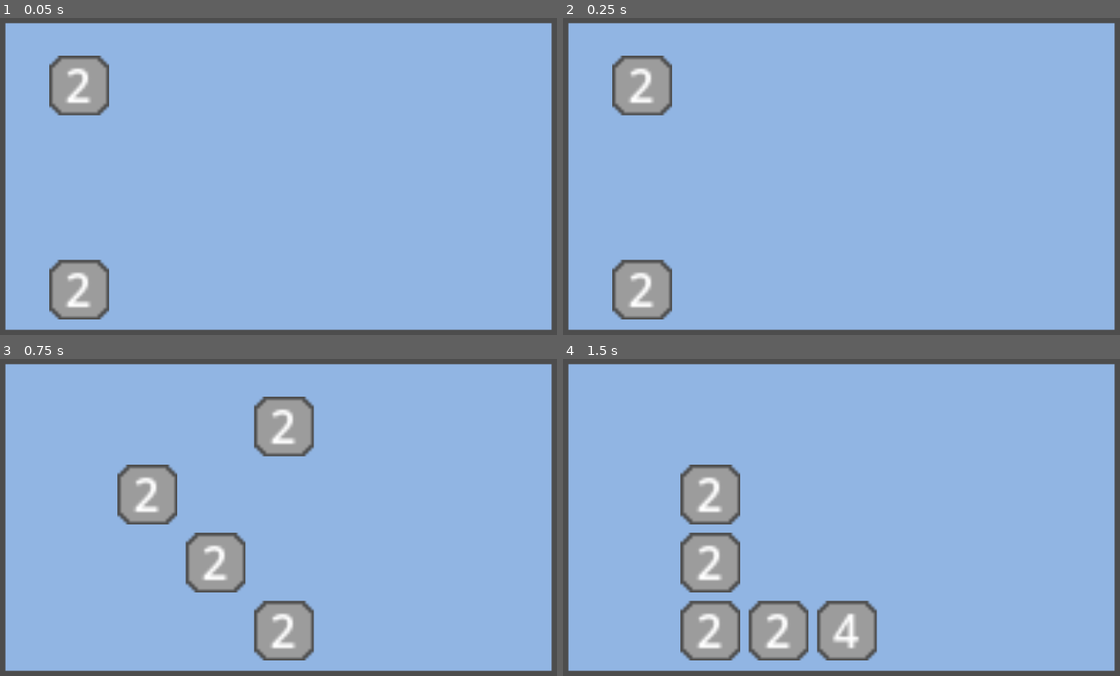
Above: before the commit, frames 1-4 (two rows, left to right).
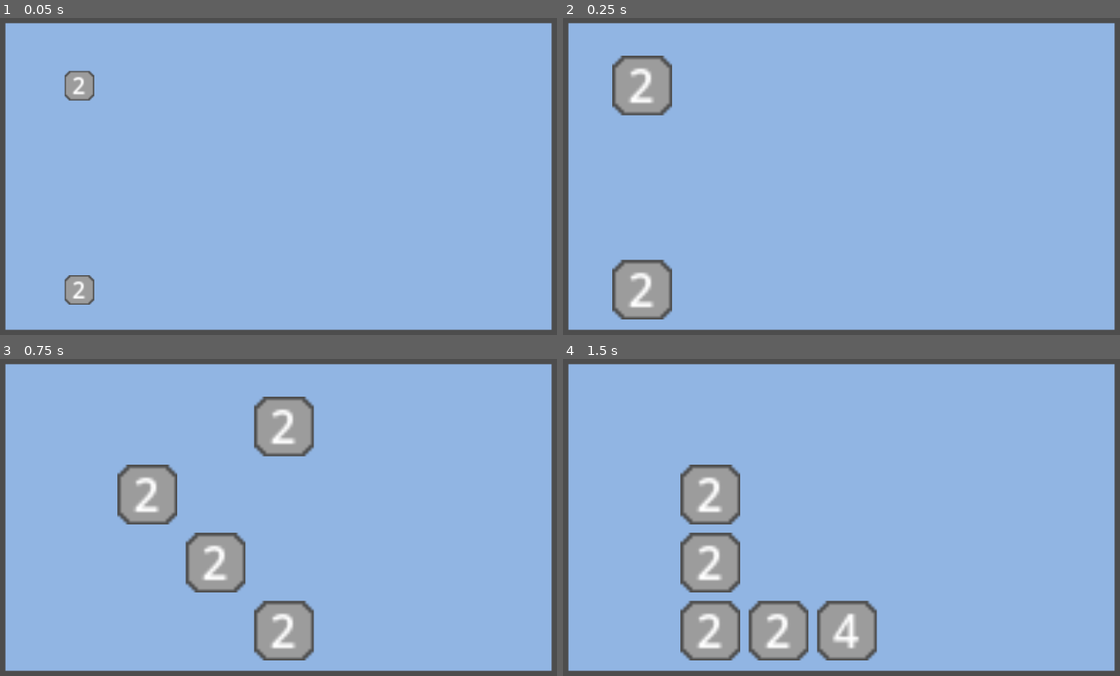
Above: after the commit, the same moments.

Repository: questionmark5482/2048test
Game: Godot game, scene res://Scenes/GamaManager.tscn
The game is run twice, just before and just after one commit, with the same random seed, the same clock (stepped at 60 frames per second) and the same inputs.
Inputs:
- Up to frame 1 (0.05 s): no input
- Up to frame 2 (0.25 s): no input
- Up to frame 3 (0.75 s): tap Enter at 0.5 s; hold Right (ui_right) from 0.53 s (still down); hold Space (test_input) from 0.53 s (still down)
- Up to frame 4 (1.5 s): release Right (ui_right) at 1.28 s; release Space (test_input) at 1.28 s; hold Down (ui_down) from 1.28 s (still down); tap Space (test_input) at 1.35 s

The runs differ from the first frame. In frame 1, 3.4% of the frame differs, in the area x 8-20%, y 11-96%; in frame 2, nothing differs; in frame 3, nothing differs; in frame 4, nothing differs.

Commit message:
animation finished

Diff:
--- a/scripts/block.gd
+++ b/scripts/block.gd
@@ -11,17 +11,33 @@
 var destination: Vector2
 var old_position: Vector2
 
+var to_be_destroyed = false
+var spawn_duration = 0.1
+var spawned_time
+var normal_scale = Vector2(5, 5)
+var in_scale = false
+
 # Called when the node enters the scene tree for the first time.
 func _ready():
 	num_label = get_node("num_label")
+	spawned_time = Time.get_unix_time_from_system()
 
 
 # Called every frame. 'delta' is the elapsed time since the previous frame.
 func _process(delta):
+	if not in_scale:
+		var cur_time = Time.get_unix_time_from_system() - spawned_time
+		scale = normal_scale * (cur_time/spawn_duration)
+		if cur_time >= spawn_duration:
+			scale = normal_scale
+			in_scale = true
+
 	if moving:
 		move_cur_time += delta
 		position = old_position + move_lambda(move_cur_time) * (destination - old_position)
 		if move_cur_time >= move_tot_time:
+			if to_be_destroyed:
+				queue_free()
 			position = destination
 			moving = false
 
@@ -50,4 +66,6 @@
 	print("Block (" + str(row_ind) + ", " + str(col_ind) + "), value is " + str(num))
 
 func merge_to(input_destination: Vector2):
+	move_to(input_destination)
+	to_be_destroyed = true
 	pass
--- a/scripts/board.gd
+++ b/scripts/board.gd
@@ -109,12 +109,12 @@
 #		print("checking block: (" + str(block.row_ind) + ", " + str(block.col_ind) + ")")
 		if block.row_ind == ii and block.col_ind == jj:
 #			print("found block to purge")
-			block.move_to(block_vectors[iii][jjj])
+			block.merge_to(block_vectors[iii][jjj])
 			# then destroy block!
 			# remove from active
 			active_blocks.remove_at(b_ind)
 			# queue free
-			block.queue_free()
+#			block.queue_free()
 			return
 
 func debug_print_active():
